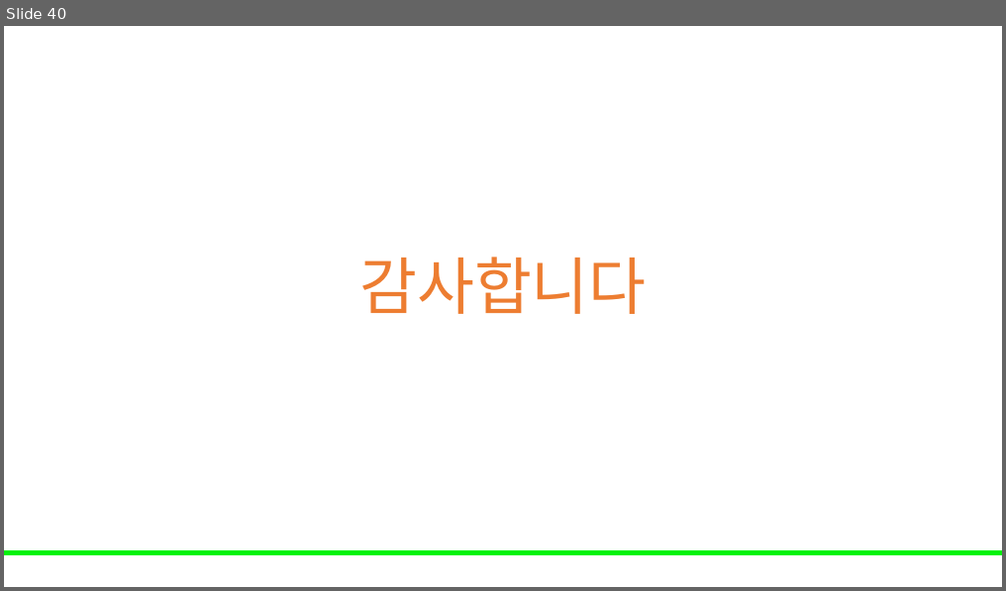
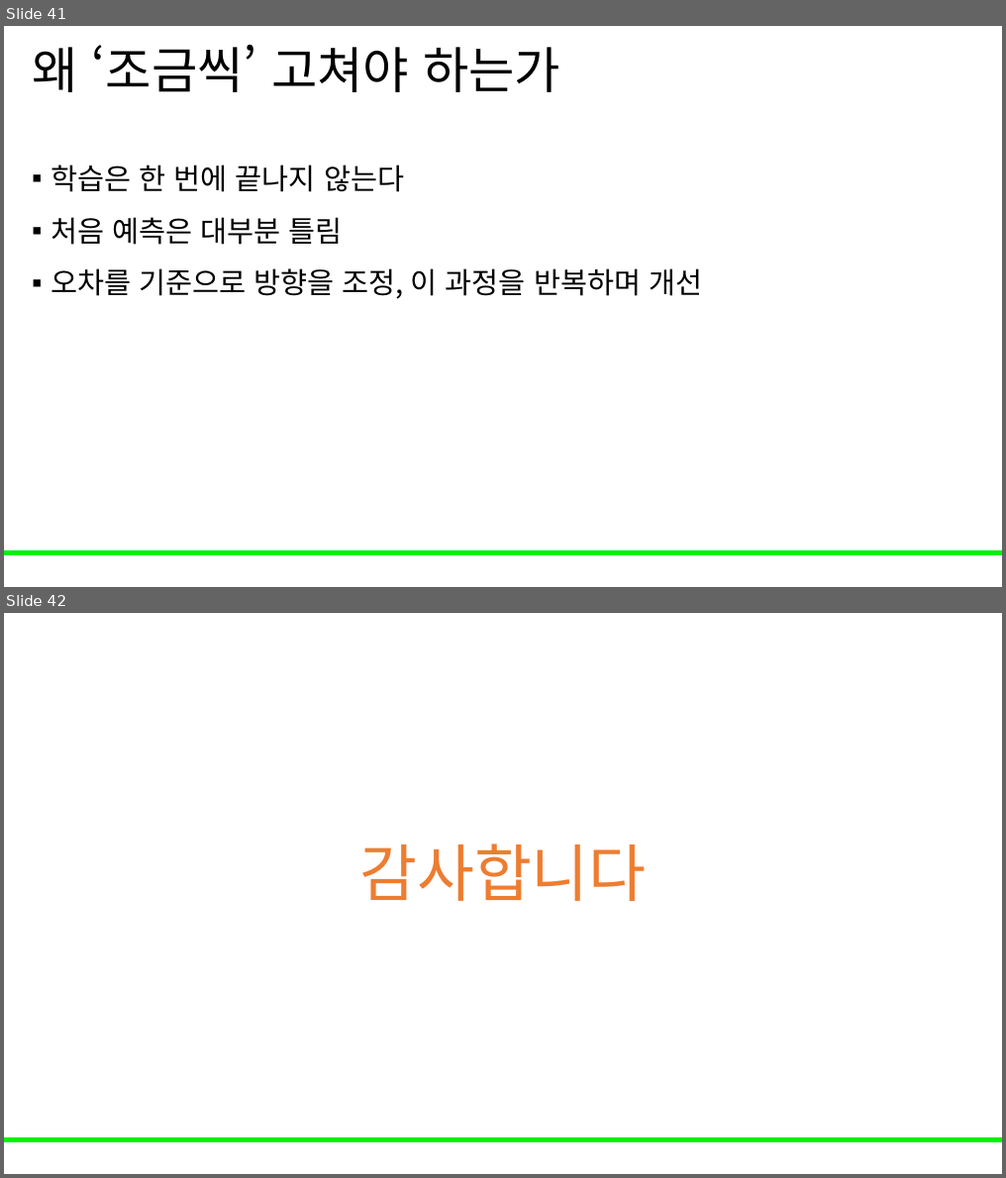
Before and after one commit to Leader-Lesson/KDT_RE_5th, a slide deck: material/5_AI/08_머신러닝 기초.pptx. Shown one above the other, each under a label of ours: slide 40 before the commit, slides 41 and 42 after it. The pictures are 1006x591 and 1006x1178 pixels, drawn with LibreOffice and Linux fonts; fonts in the diff are those of the drawing; background and template pictures are left out. Boxes give left, top, right and bottom in pixels: in the first picture for what was removed or moved away, otherwise in the second. Text is boxed around its words. In the diff, an @@ line names an element or a change of style, - is before the commit and + after.

```diff
--- a/material/5_AI/08_머신러닝 기초.pptx
+++ b/material/5_AI/08_머신러닝 기초.pptx
@@ slide 41 added at (x1=4, y1=26, x2=1002, y2=587), background #FFFFFF; not listed: 1 template element that a slide beside it also shows @@
@@ title added at (x1=32, y1=44, x2=560, y2=92), 48 pt, text #000000 @@
+왜 ‘조금씩’ 고쳐야 하는가
@@ text added at (x1=51, y1=165, x2=702, y2=299), 28 pt, text #000000 @@
+▪ 학습은 한 번에 끝나지 않는다
+▪ 처음 예측은 대부분 틀림
+▪ 오차를 기준으로 방향을 조정, 이 과정을 반복하며 개선
@@ what was slide 40 is now slide 42 @@
```
Also in this commit, not shown: 39 slides changed, 1 other slide added, 5 other files.
